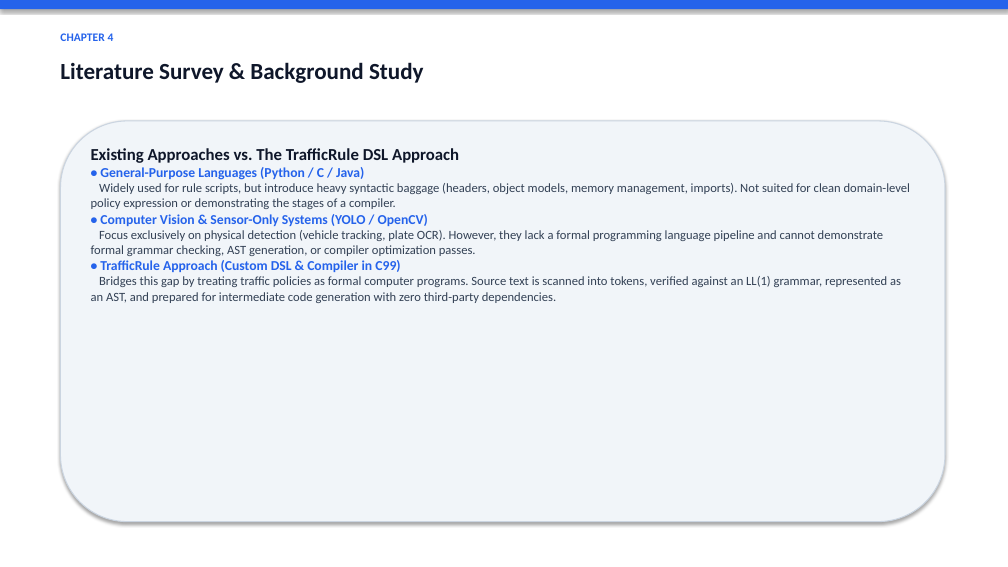
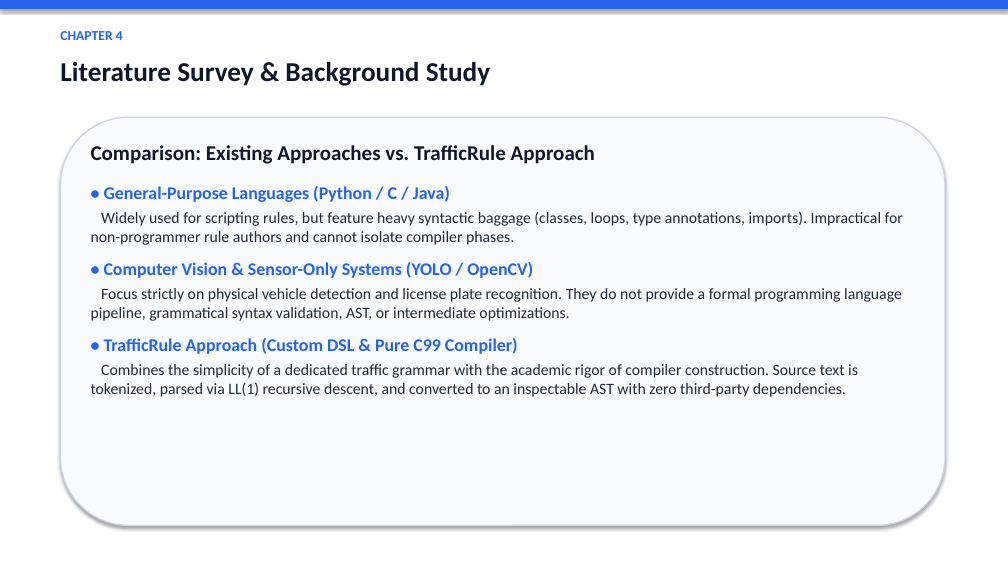
Before and after one commit to 71percentbanana/MQL, a slide deck: slide 5 of TrafficRule_Presentation.pptx. Drawn at 1008x567 pixels with LibreOffice and Linux fonts; fonts in the diff are those of the drawing. Boxes give left, top, right and bottom in pixels: in the first picture for what was removed or moved away, otherwise in the second. Text is boxed around its words. In the diff, an @@ line names an element or a change of style, - is before the commit and + after.

Commit message:
Update presentation with larger text, complete architecture flowchart, and 9-module final design

```diff
--- a/TrafficRule_Presentation.pptx
+++ b/TrafficRule_Presentation.pptx
@@ text "CHAPTER 4" at bbox=[60, 31, 123, 40]: size 11 to 13 pt @@
@@ text "Literature Survey & Background Study" at bbox=[60, 62, 491, 86]: size 22 to 26 pt @@
@@ rounded rectangle: place and size @@
-rounded rectangle at bbox=[60, 121, 945, 522]
+rounded rectangle at bbox=[60, 117, 945, 526]
@@ rounded rectangle at bbox=[60, 117, 945, 526]: fill #F1F5F9 to #F8FAFC; outline #CBD5E1 1 pt to #CBD5E1 1.2 pt @@
@@ text at bbox=[91, 145, 595, 164]: text changed; size 16 to 20 pt @@
-Existing Approaches vs. The TrafficRule DSL Approach
+Comparison: Existing Approaches vs. TrafficRule Approach
@@ text at bbox=[104, 186, 533, 278]: size 13 to 17 pt in "• General-Purpose Languages (Python / C / ...", "• Computer Vision & Sensor-Only Systems (YOLO ..."; more space between paragraphs @@
@@ text at bbox=[91, 211, 903, 245]: text changed; size 12 to 15 pt; text colour #334155 to #1E293B @@
-Widely used for rule scripts, but introduce heavy syntactic baggage (headers, object models, memory management, imports). Not suited for clean domain-level policy expression or demonstrating the stages of a compiler.
+Widely used for scripting rules, but feature heavy syntactic baggage (classes, loops, type annotations, imports). Impractical for non-programmer rule authors and cannot isolate compiler phases.
@@ text at bbox=[91, 288, 902, 397]: text changed; size 12 to 15 pt; text colour #334155 to #1E293B @@
-Focus exclusively on physical detection (vehicle tracking, plate OCR). However, they lack a formal programming language pipeline and cannot demonstrate formal grammar checking, AST generation, or compiler optimization passes.
-• TrafficRule Approach (Custom DSL & Compiler in C99)
-Bridges this gap by treating traffic policies as formal computer programs. Source text is scanned into tokens, verified against an LL(1) grammar, represented as an AST, and prepared for intermediate code generation with zero third-party dependencies.
+Focus strictly on physical vehicle detection and license plate recognition. They do not provide a formal programming language pipeline, grammatical syntax validation, AST, or intermediate optimizations.
+• TrafficRule Approach (Custom DSL & Pure C99 Compiler)
+Combines the simplicity of a dedicated traffic grammar with the academic rigor of compiler construction. Source text is tokenized, parsed via LL(1) recursive descent, and converted to an inspectable AST with zero third-party dependencies.
```
Also in this commit, not shown: 11 other slides changed, 2 slides added, 2 slides removed, 1 other file.
